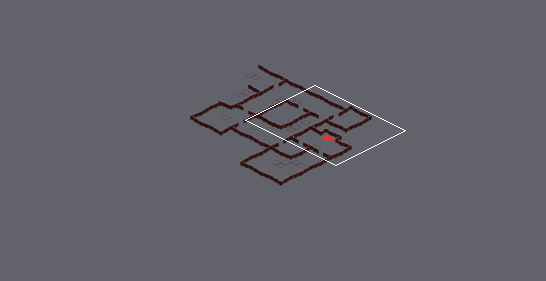
An edit to a level. Tiled map (JSON), TBSA/Bin/Data/Tiled/4_Kiosk.json. Above: a wide view before the commit, with the close-up outlined.
Close-up. First the earlier version:
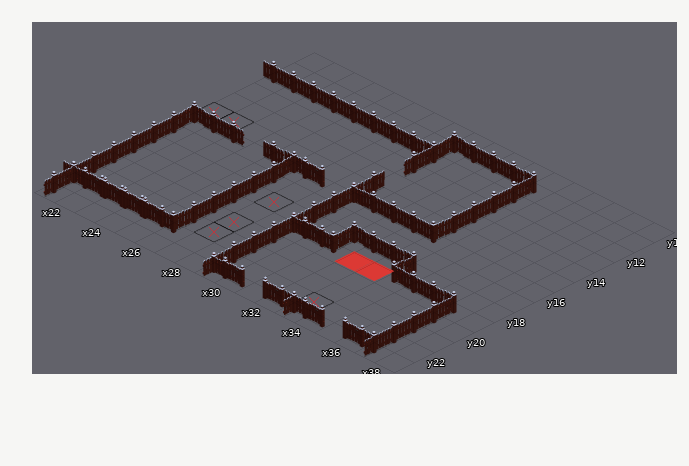
Cells are 128x64 px. Isometric: x runs down to the right, y down to the left. Shown: x 21..38, y 10..23. The commit also changed other parts of the map, which this record leaves out. Not drawn, because the pictures are missing: unchanged layers "bigProps", "coverBehind", "coverFront", "floor".
Once edited:
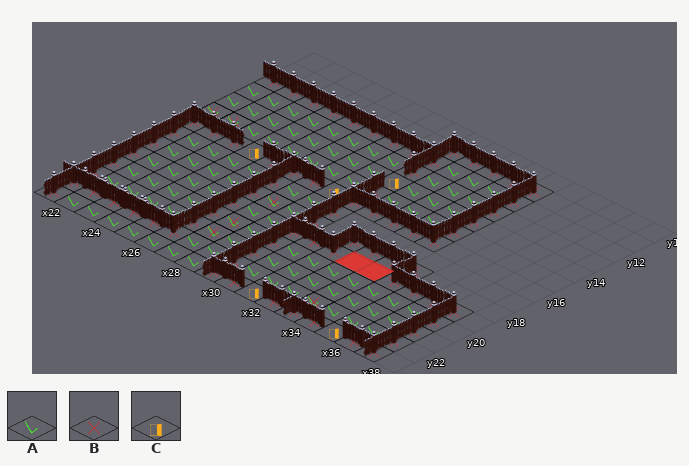
Key: from "_dataTileSheet": A 0, B 1, C 2.
_ is an empty cell.
Tiles of an added or newly shown layer are drawn over the layers below it.
What changed:
Layer "_Room_1" (now shown):
The edit adds tile A in row 12 at x 30 to 32; in rows 13 to 15 at x 21 to 28 and 30 to 32; in rows 17 to 18 at x 22 to 25 and 27 to 28; in row 19 at x 22 to 25, 27 to 28 and 32 to 33; in rows 20 to 21 at x 22 to 25, 27 to 28 and 30 to 36; in row 22 at x 27 to 28 and 30 to 36.
The edit adds tile A in row 23 at x 22 to 28.
The edit adds tile B in row 11 at x 29 to 33; in row 12 at x 21 to 29 and 33; in row 13 at x 29 and 33; in row 14 at x 33; in row 15 at x 29 and 33; in row 16 at x 21 to 23, 25 to 27 and 29 to 33.
The edit adds tile B in row 17 at x 21, 26 and 29; in row 18 at x 21, 26, 29 and 31 to 34; in row 19 at x 21, 26, 29 to 31 and 34 to 37; in rows 20 to 21 at x 21, 26, 29 and 37; in row 22 at x 21 to 26, 29 and 37; in row 23 at x 21, 29 to 30, 32 to 34 and 36 to 37.
The edit adds tile C in row 14 at x 29; in row 16 at x 24 and 28; in row 23 at x 31 and 35.
Changed places in both close-ups, as pixel boxes (x1, y1, x2, y2):
added: (34, 73, 554, 362)
